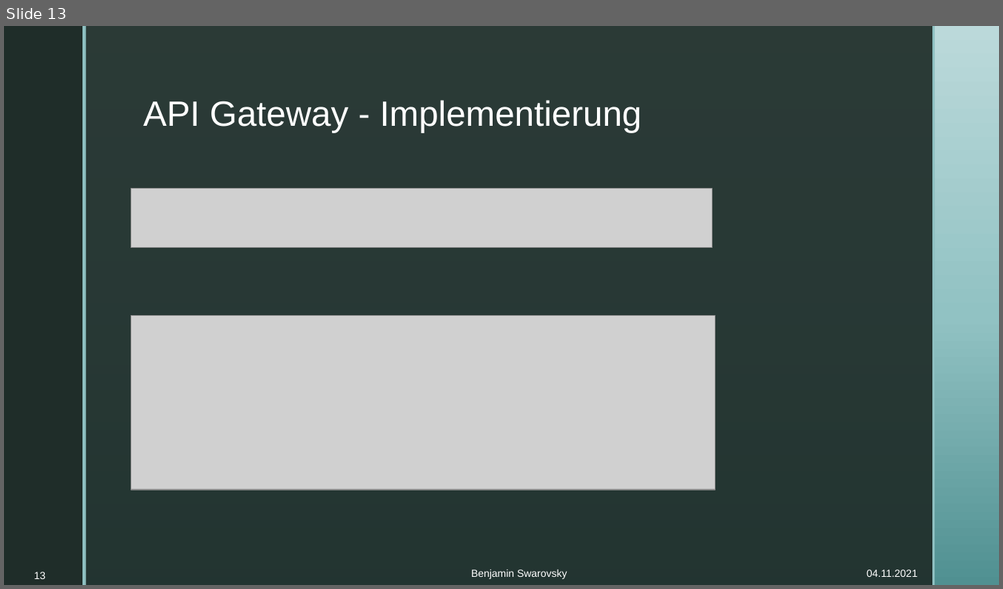
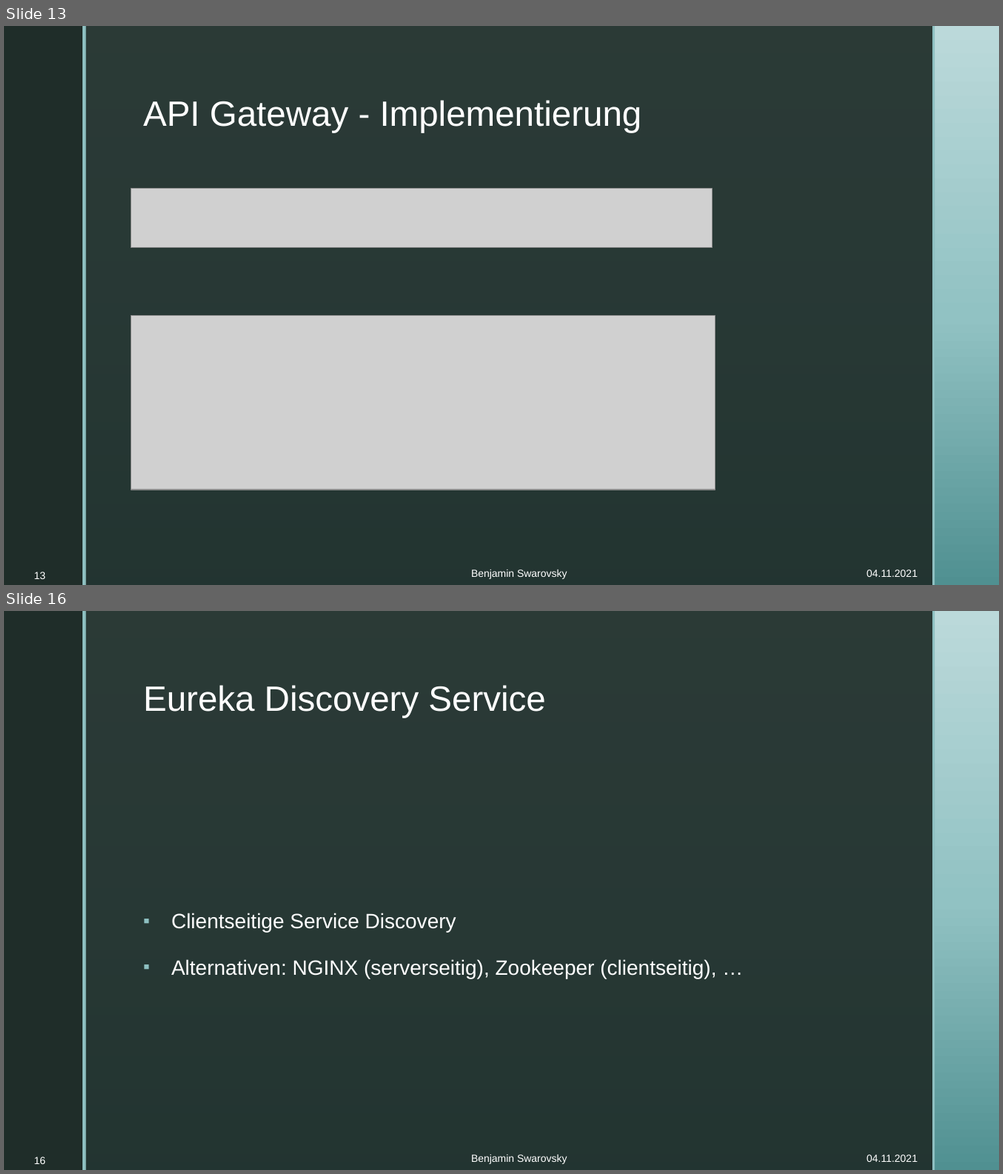
Before and after one commit to BenjaminS01/Abschluss, a slide deck: Vortrag.pptx. Shown one above the other, each under a label of ours: slide 13 before the commit, slides 13 and 16 after it; the slides between them are not shown. The pictures are 1003x589 and 1003x1174 pixels, drawn with LibreOffice and Linux fonts; fonts in the diff are those of the drawing; grey boxes stand for pictures; background and template pictures are left out. Boxes give left, top, right and bottom in pixels: in the first picture for what was removed or moved away, otherwise in the second. Text is boxed around its words. In the diff, an @@ line names an element or a change of style, - is before the commit and + after.

Commit message:
Vortrag Eureka

```diff
--- a/Vortrag.pptx
+++ b/Vortrag.pptx
@@ slide 16 added at bbox=[4, 611, 999, 1170], background picture (left out); not listed: 4 template elements that a slide beside it also shows @@
@@ title added at bbox=[143, 685, 545, 718], 34 pt, text #FFFFFF @@
+Eureka Discovery Service
@@ text added at bbox=[171, 913, 716, 979], 20 pt, text #FFFFFF @@
+▪ Clientseitige Service Discovery
+▪ Alternativen: NGINX (serverseitig), Zookeeper (clientseitig), …
@@ page number added at bbox=[34, 1157, 46, 1165], 10 pt, text #FFFFFF @@
+16
@@ text added at bbox=[471, 1155, 566, 1165], 10 pt, text #FFFFFF @@
+Benjamin Swarovsky
@@ text added at bbox=[866, 1155, 917, 1162], 10 pt, text #FFFFFF @@
+04.11.2021
```
Also in this commit, not shown: 1 slide changed, 2 other slides added.
